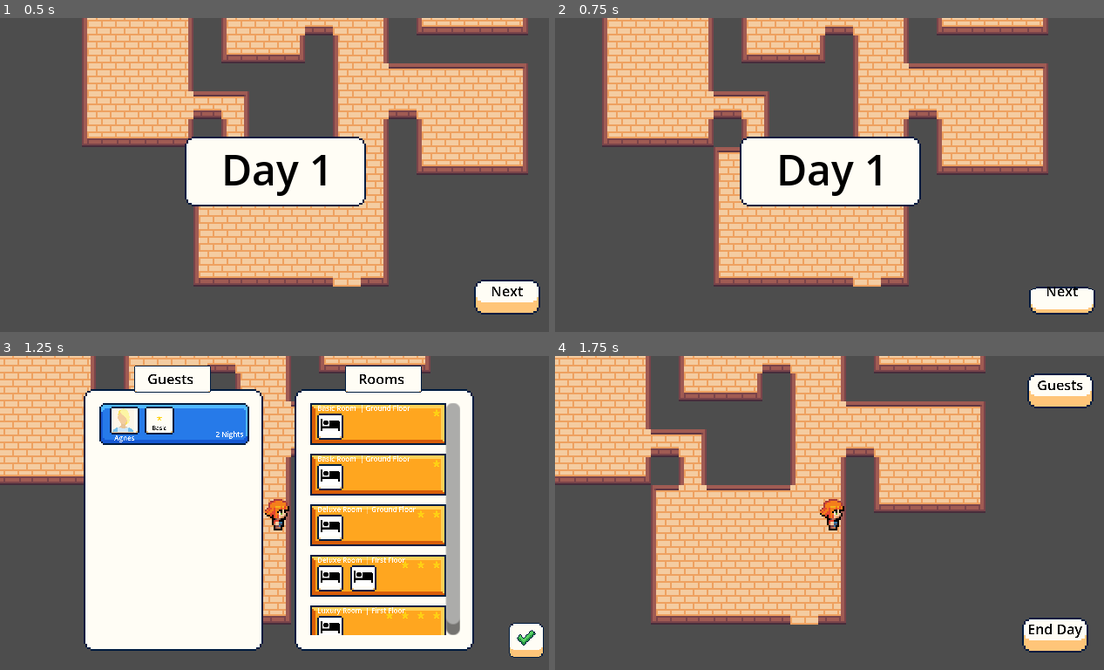
Above: before the commit, frames 1-4 (two rows, left to right).
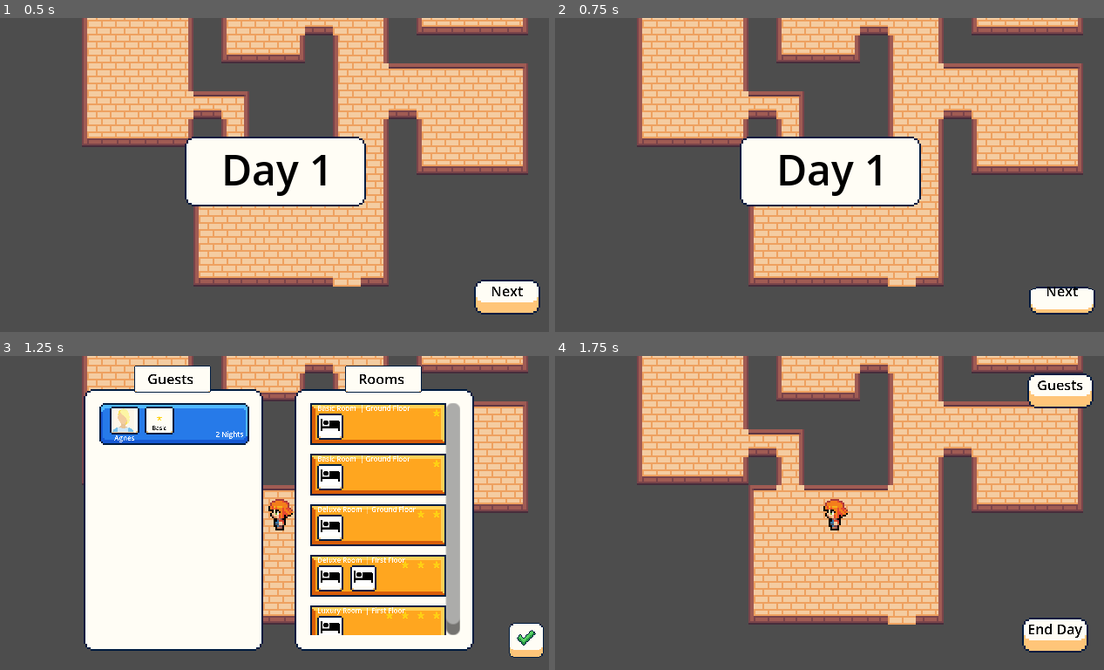
Above: after the commit, the same moments.

Repository: cmclaudet/Hot-Spring-Game
Game: Godot game, scene res://Scenes/main.tscn
Two runs of this game, one before a commit and one after it. Both use one fixed random seed, a clock stepped at 60 frames per second and the inputs below.
Inputs (mouse positions are in pixels of both pictures, inside the frame that each line leads up to):
- Up to frame 1 (0.5 s): no input
- Up to frame 2 (0.75 s): tap Enter at 0.5 s; move the mouse to (1060, 297) at 0.52 s; hold Right (right) from 0.53 s (still down); click (1060, 297) at 0.67 s
- Up to frame 3 (1.25 s): keep holding Right (right)
- Up to frame 4 (1.75 s): release Right (right) at 1.25 s; click (1082, 641) at 1.25 s

Frame 1 is identical in both runs. In frame 2, 26% of the frame differs, in the area x 8-97%, y 0-86%; in frame 3, 16%; in frame 4, 46%, in the area x 0-97%, y 0-86%.

Commit message:
Stop player move when UI is open

Diff:
--- a/Scenes/main.tscn
+++ b/Scenes/main.tscn
@@ -696,11 +696,12 @@
 sources/0 = SubResource("TileSetAtlasSource_ahvii")
 sources/1 = SubResource("TileSetAtlasSource_banms")
 
-[node name="Main" type="Node2D" node_paths=PackedStringArray("ui_container", "canvas_layer")]
+[node name="Main" type="Node2D" node_paths=PackedStringArray("ui_container", "canvas_layer", "player")]
 script = ExtResource("1_db02v")
 ui_container = NodePath("CanvasLayer/Control")
 starting_rooms = Array[Resource("res://Scripts/Resources/room.gd")]([ExtResource("2_sapie"), ExtResource("2_sapie"), ExtResource("3_aoxhj"), ExtResource("4_yjq01"), ExtResource("5_5178j")])
 canvas_layer = NodePath("CanvasLayer")
+player = NodePath("CharacterBody2D")
 
 [node name="Camera2D" type="Camera2D" parent="."]
 position = Vector2(1, 0)
@@ -732,12 +733,13 @@
 grow_vertical = 2
 mouse_filter = 1
 
-[node name="GuestOpenUiButton" parent="CanvasLayer/Control" node_paths=PackedStringArray("button", "ui_container", "canvas_layer") instance=ExtResource("2_rud5e")]
+[node name="GuestOpenUiButton" parent="CanvasLayer/Control" node_paths=PackedStringArray("button", "ui_container", "canvas_layer", "player") instance=ExtResource("2_rud5e")]
 layout_mode = 1
 script = ExtResource("5_l5yd0")
 button = NodePath("Button")
 ui_container = NodePath("..")
 canvas_layer = NodePath("../..")
+player = NodePath("../../../CharacterBody2D")
 
 [node name="EndDayUiButton" parent="CanvasLayer/Control" node_paths=PackedStringArray("button") instance=ExtResource("2_rud5e")]
 layout_mode = 1
--- a/Scripts/button_open_guest_ui.gd
+++ b/Scripts/button_open_guest_ui.gd
@@ -3,6 +3,7 @@
 @export var button : NinePatchRectButton
 @export var ui_container : Control
 @export var canvas_layer : CanvasLayer
+@export var player : Player
 
 var ui_guests_scene = preload("res://Scenes/ui_guests.tscn")
 var ui_guest_instance : UiGuest
@@ -20,6 +21,8 @@
 		ui_guest_instance.show()
 
 	ui_container.hide()
+	player.can_move = false
 
 func on_close_guest_ui():
 	ui_container.show()
+	player.can_move = true
--- a/Scripts/game_manager.gd
+++ b/Scripts/game_manager.gd
@@ -15,6 +15,7 @@
 var day_end_results_scene_instance
 
 var canvas_layer : CanvasLayer
+var player : Player
 
 func init(canvas_layer : CanvasLayer):
 	self.canvas_layer = canvas_layer
--- a/Scripts/main.gd
+++ b/Scripts/main.gd
@@ -3,15 +3,16 @@
 @export var ui_container : Control
 @export var starting_rooms : Array[Room]
 @export var canvas_layer : CanvasLayer
+@export var player : Player
 
 func _ready():
 	ui_container.hide()
 	init_state()
 	GameManager.init(canvas_layer)
-	GameManager.signal_start_day.connect(ui_container.hide)
-	GameManager.signal_end_day.connect(ui_container.hide)
-	GameManager.signal_matching_complete.connect(ui_container.show)
-	GameManager.signal_end_game.connect(ui_container.hide)
+	GameManager.signal_start_day.connect(on_start_day)
+	GameManager.signal_end_day.connect(on_end_day)
+	GameManager.signal_matching_complete.connect(on_matching_complete)
+	GameManager.signal_end_game.connect(on_end_game)
 
 	GameManager.start_day.call_deferred(StateService.state.day)
 
@@ -21,3 +22,18 @@
 
 func _on_end_day_ui_button_signal_end_day():
 	GameManager.end_day()
+
+func on_start_day():
+	ui_container.hide()
+	player.can_move = false
+
+func on_matching_complete():
+	ui_container.show()
+	player.can_move = true
+
+func on_end_day():
+	ui_container.hide()
+	player.can_move = false
+
+func on_end_game():
+	ui_container.hide()
--- a/Scripts/player.gd
+++ b/Scripts/player.gd
@@ -1,9 +1,10 @@
-extends CharacterBody2D
+class_name Player extends CharacterBody2D
 
 @onready var animation_tree : AnimationTree = $AnimationTree
 @export var speed : float = 100.0
 
 var direction : Vector2 = Vector2.ZERO
+var can_move : bool
 
 func _ready():
 	animation_tree.active = true
@@ -21,8 +22,10 @@
 		animation_tree["parameters/Walk/blend_position"] = direction
 
 func _physics_process(delta):
-	direction = Input.get_vector("left", "right", "up", "down").normalized()
-	if direction:
+	if (can_move):
+		direction = Input.get_vector("left", "right", "up", "down").normalized()
+
+	if can_move && direction:
 		velocity = direction * speed
 	else:
 		velocity = Vector2.ZERO
